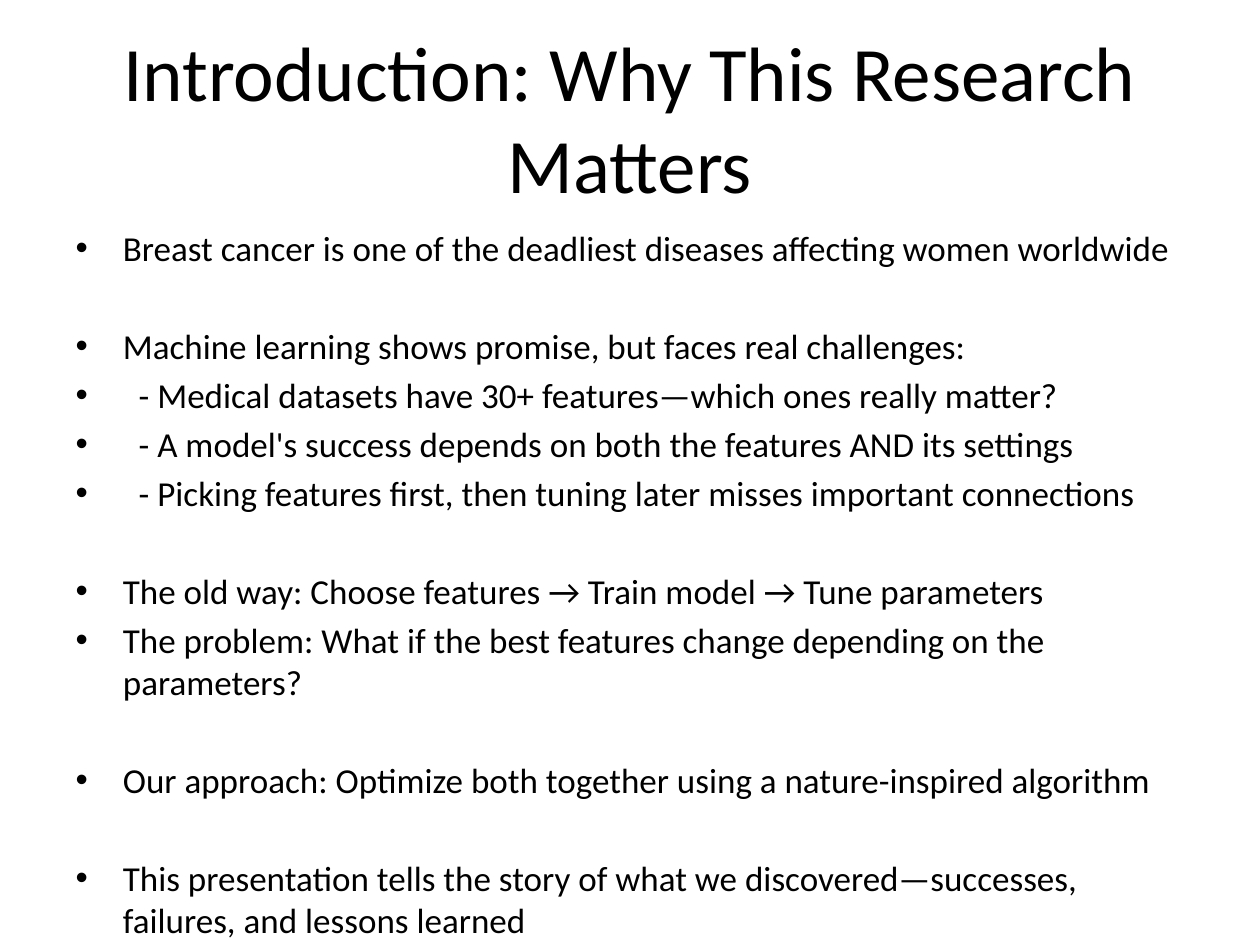
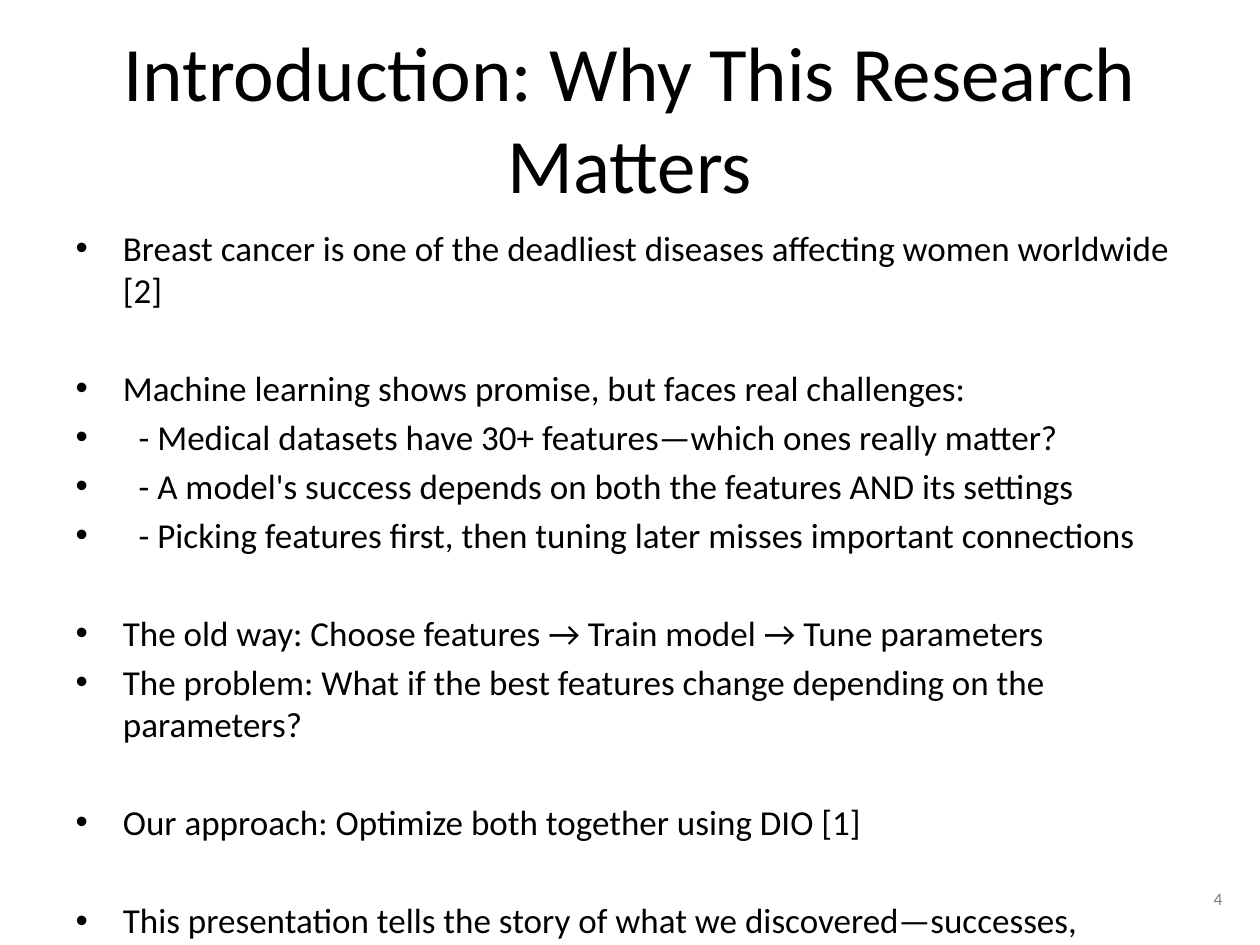
Before and after one commit to amine-dubs/dio-optimization, a slide deck: slide 4 of Presentation/DIO_Research_Presentation_v2.pptx. Drawn at 1260x945 pixels with LibreOffice and Linux fonts; fonts in the diff are those of the drawing. Boxes give left, top, right and bottom in pixels: in the first picture for what was removed or moved away, otherwise in the second. Text is boxed around its words. In the diff, an @@ line names an element or a change of style, - is before the commit and + after.

```diff
--- a/Presentation/DIO_Research_Presentation_v2.pptx
+++ b/Presentation/DIO_Research_Presentation_v2.pptx
@@ text at [123, 236, 1169, 308]: text changed @@
-• Breast cancer is one of the deadliest diseases affecting women worldwide
+• Breast cancer is one of the deadliest diseases affecting women worldwide [2]
@@ text at [123, 809, 860, 841]: text changed @@
-• Our approach: Optimize both together using a nature-inspired algorithm
+• Our approach: Optimize both together using DIO [1]
@@ text added at [1214, 894, 1223, 905], 10 pt, text #808080 @@
+4
```
Also in this commit, not shown: 31 other slides changed, 7 other files.
